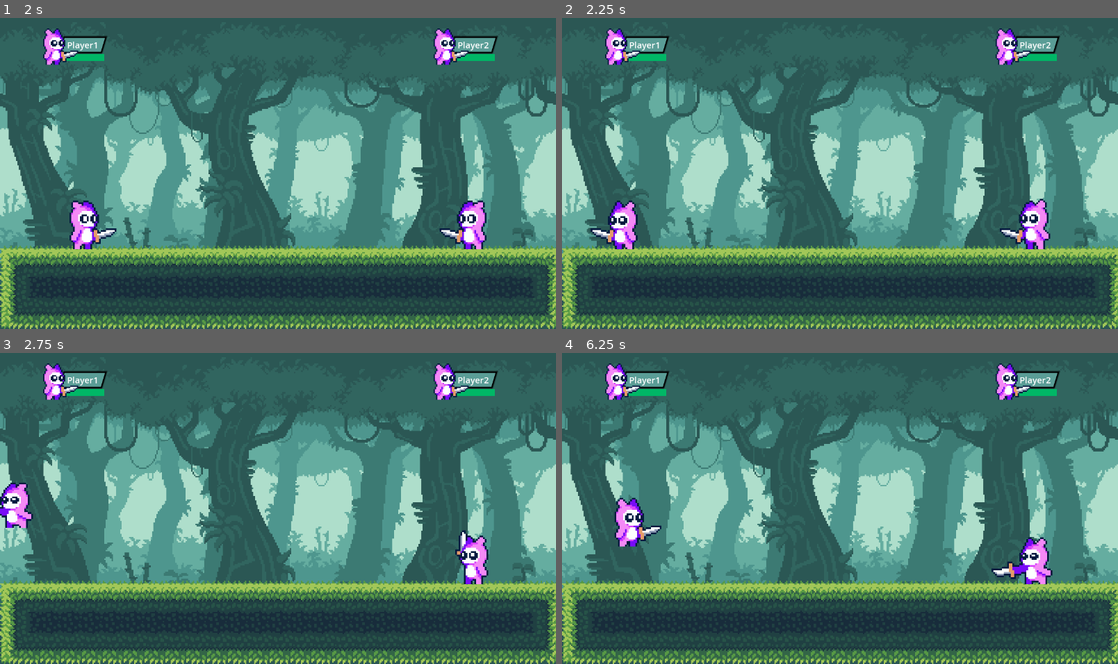
Above: before the commit, frames 1-4 (two rows, left to right).
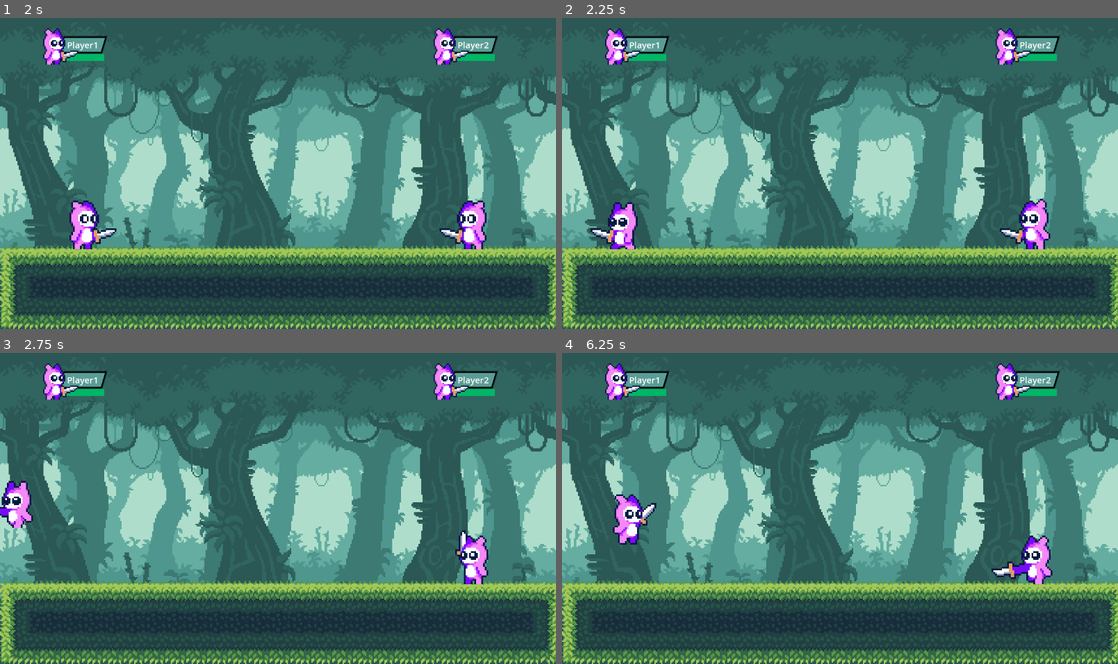
Above: after the commit, the same moments.

Repository: ParmarManthanrajsinh/Godot_4_game_Pookie_Fighters
Game: Godot game, scene res://scene/main_menu.tscn
Two runs of this game, one before a commit and one after it. Both use one fixed random seed, a clock stepped at 60 frames per second and the inputs below.
Inputs:
- Up to frame 1 (2 s): click "Play" at 0.5 s; click "Start Game" at 1.25 s
- Up to frame 2 (2.25 s): hold A (P1_move_right) from 2.03 s (still down); tap S (P1_Attack) at 2.1 s
- Up to frame 3 (2.75 s): keep holding A (P1_move_right); tap W (P1_jump) at 2.27 s; tap Down (P2_Attack) at 2.3 s
- Up to frame 4 (6.25 s): tap Down (P2_Attack) at 2.85, 3.8, 4.35, 5.3 s; tap W (P1_jump) at 3.02, 4.52, 5.27, 6.02 s; tap S (P1_Attack) at 3.05, 3.6, 4.55, 6.05 s; release A (P1_move_right) at 3.53 s; hold D (P1_move_left) 3.53-4.28 s; hold A (P1_move_right) 4.28-5.78 s; tap Right (P2_move_left) at 5.1 s; hold D (P1_move_left) from 5.78 s (still down); tap Left (P2_move_right) at 5.85 s

Frame 1 is identical in both runs. In frame 2, 0.3% of the frame differs, in the area x 8-14%, y 58-75%; in frame 3, 0.4%; in frame 4, 1.1%, in the area x 9-88%, y 45-75%.

Commit message:
added functionality of attack

Diff:
--- a/Script/player_1.gd
+++ b/Script/player_1.gd
@@ -106,13 +106,40 @@
 
 		IsAttacking = true
 		attack_timer = attack_cooldown # Reset the cooldown
-		if i == 0:
-			type.play("Attack1")
+
+		if is_on_floor():
+			$AnimationPlayer.speed_scale = 1
+			$AnimationPlayer.play("Attack")
+			if int(abs(velocity.x)) > 0: # Only play "Walk" if moving horizontally.
+				if i == 0:
+					type.play("Walk_Attack1")
+				else:
+					type.play("Walk_Attack2")
+			else:
+				if i == 0:
+					type.play("Attack1")
+				else:
+					type.play("Attack2")
+
 		else:
-			type.play("Attack2")
-		$AnimationPlayer.play("Attack")
+			type.play("Fall_Attack")
+			$AnimationPlayer.speed_scale = 2
+			$AnimationPlayer.play("Attack")
 
 
 func _on_animation_finished() -> void:
-	if type.animation == "Attack1" or type.animation == "Attack2":
+	if type.animation in ["Walk_Attack1","Walk_Attack2","Attack1","Attack2","Jump_Attack","Fall_Attack"]:
 		IsAttacking = false
+
+func _on_attack_box_body_entered(body):
+	if IsAttacking == true and body.name == "Player2":
+		if type.flip_h == true:
+			body.takedamage(attack,-1)
+		else:
+			body.takedamage(attack,1)
+
+func takedamage(damage:int, d:int) -> void:
+	health -= damage
+	print(health)
+	velocity.x = d*2000*damage
+	Global.Player2_health = health
--- a/Script/player_2.gd
+++ b/Script/player_2.gd
@@ -112,13 +112,39 @@
 
 		IsAttacking = true
 		attack_timer = attack_cooldown # Reset the cooldown
-		if i == 0:
-			type.play("Attack1")
+
+		if is_on_floor():
+			$AnimationPlayer.speed_scale = 1
+			$AnimationPlayer.play("Attack")
+			if int(abs(velocity.x)) > 0: # Only play "Walk" if moving horizontally.
+				if i == 0:
+					type.play("Walk_Attack1")
+				else:
+					type.play("Walk_Attack2")
+			else:
+				if i == 0:
+					type.play("Attack1")
+				else:
+					type.play("Attack2")
 		else:
-			type.play("Attack2")
-		$AnimationPlayer.play("Attack")
+			type.play("Fall_Attack")
+			$AnimationPlayer.speed_scale = 2
+			$AnimationPlayer.play("Attack")
 
 
 func _on_animation_finished() -> void:
-	if type.animation == "Attack1" or type.animation == "Attack2":
+	if type.animation in ["Walk_Attack1","Walk_Attack2","Attack1","Attack2","Jump_Attack","Fall_Attack"]:
 		IsAttacking = false
+
+func _on_attack_box_body_entered(body):
+	if IsAttacking == true and body.name == "Player1":
+		if type.flip_h == true:
+			body.takedamage(attack,-1)
+		else:
+			body.takedamage(attack,1)
+
+func takedamage(damage:int, d:int) -> void:
+	health -= damage
+	print(health)
+	velocity.x = d*2000*damage
+	Global.Player2_health = health
--- a/scene/player_1.tscn
+++ b/scene/player_1.tscn
@@ -58,11 +58,11 @@
 position = Vector2(144, 104)
 
 [node name="CollisionShape" type="CollisionShape2D" parent="AttackBox"]
-light_mask = 2
-visibility_layer = 2
 shape = SubResource("RectangleShape2D_70x0a")
 
 [node name="AnimationPlayer" type="AnimationPlayer" parent="."]
 libraries = {
 "": SubResource("AnimationLibrary_mrd4d")
 }
+
+[connection signal="body_entered" from="AttackBox" to="." method="_on_attack_box_body_entered"]
--- a/scene/player_2.tscn
+++ b/scene/player_2.tscn
@@ -57,11 +57,11 @@
 position = Vector2(-16, 104)
 
 [node name="CollisionShape" type="CollisionShape2D" parent="AttackBox"]
-light_mask = 2
-visibility_layer = 2
 shape = SubResource("RectangleShape2D_xekp6")
 
 [node name="AnimationPlayer" type="AnimationPlayer" parent="."]
 libraries = {
 "": SubResource("AnimationLibrary_mrd4d")
 }
+
+[connection signal="body_entered" from="AttackBox" to="." method="_on_attack_box_body_entered"]
--- a/scene/warrior.tscn
+++ b/scene/warrior.tscn
@@ -1,11 +1,14 @@
-[gd_scene load_steps=44 format=3 uid="uid://btu17ywuq44jy"]
+[gd_scene load_steps=66 format=3 uid="uid://btu17ywuq44jy"]
 
 [ext_resource type="Texture2D" uid="uid://bh7ar0cp4xwa3" path="res://Asset/character_1/Attack1.png" id="1_6wd2t"]
 [ext_resource type="Texture2D" uid="uid://c1538yfu4s2g7" path="res://Asset/character_1/Jump.png" id="1_dk6q3"]
 [ext_resource type="Texture2D" uid="uid://7no02yoc1l2r" path="res://Asset/character_1/Idle.png" id="1_ld062"]
 [ext_resource type="Texture2D" uid="uid://dxmbehjlkwfqx" path="res://Asset/character_1/Attack2.png" id="2_qryo1"]
 [ext_resource type="Texture2D" uid="uid://dxxgmm1ittlt0" path="res://Asset/character_1/Walk.png" id="3_pt3b5"]
+[ext_resource type="Texture2D" uid="uid://dfp6gxcjejc8e" path="res://Asset/character_1/FallAttack.png" id="4_mycj8"]
+[ext_resource type="Texture2D" uid="uid://b14tork6tn16y" path="res://Asset/character_1/JumpAttack.png" id="6_55trm"]
 [ext_resource type="Texture2D" uid="uid://csaqf38e0are3" path="res://Asset/character_1/WalkAttack1.png" id="6_k6kph"]
+[ext_resource type="Texture2D" uid="uid://87wjstknvxmh" path="res://Asset/character_1/WalkAttack2.png" id="7_00toe"]
 
 [sub_resource type="AtlasTexture" id="AtlasTexture_6tnlv"]
 atlas = ExtResource("1_6wd2t")
@@ -68,6 +71,34 @@
 region = Rect2(252, 0, 42, 42)
 
 [sub_resource type="AtlasTexture" id="AtlasTexture_72yw8"]
+atlas = ExtResource("1_dk6q3")
+region = Rect2(294, 0, 42, 42)
+
+[sub_resource type="AtlasTexture" id="AtlasTexture_2m1y5"]
+atlas = ExtResource("4_mycj8")
+region = Rect2(0, 0, 42, 42)
+
+[sub_resource type="AtlasTexture" id="AtlasTexture_eq4s1"]
+atlas = ExtResource("4_mycj8")
+region = Rect2(42, 0, 42, 42)
+
+[sub_resource type="AtlasTexture" id="AtlasTexture_ojllv"]
+atlas = ExtResource("4_mycj8")
+region = Rect2(84, 0, 42, 42)
+
+[sub_resource type="AtlasTexture" id="AtlasTexture_uvfhf"]
+atlas = ExtResource("4_mycj8")
+region = Rect2(126, 0, 42, 42)
+
+[sub_resource type="AtlasTexture" id="AtlasTexture_rr0wc"]
+atlas = ExtResource("4_mycj8")
+region = Rect2(210, 0, 42, 42)
+
+[sub_resource type="AtlasTexture" id="AtlasTexture_ynfae"]
+atlas = ExtResource("4_mycj8")
+region = Rect2(168, 0, 42, 42)
+
+[sub_resource type="AtlasTexture" id="AtlasTexture_hywch"]
 atlas = ExtResource("1_dk6q3")
 region = Rect2(294, 0, 42, 42)
 
@@ -103,6 +134,30 @@
 atlas = ExtResource("1_dk6q3")
 region = Rect2(126, 0, 42, 42)
 
+[sub_resource type="AtlasTexture" id="AtlasTexture_ca4ft"]
+atlas = ExtResource("6_55trm")
+region = Rect2(0, 0, 42, 42)
+
+[sub_resource type="AtlasTexture" id="AtlasTexture_dpdh5"]
+atlas = ExtResource("6_55trm")
+region = Rect2(42, 0, 42, 42)
+
+[sub_resource type="AtlasTexture" id="AtlasTexture_vjg8c"]
+atlas = ExtResource("6_55trm")
+region = Rect2(84, 0, 42, 42)
+
+[sub_resource type="AtlasTexture" id="AtlasTexture_w55ad"]
+atlas = ExtResource("6_55trm")
+region = Rect2(126, 0, 42, 42)
+
+[sub_resource type="AtlasTexture" id="AtlasTexture_215gt"]
+atlas = ExtResource("6_55trm")
+region = Rect2(168, 0, 42, 42)
+
+[sub_resource type="AtlasTexture" id="AtlasTexture_0uncg"]
+atlas = ExtResource("6_55trm")
+region = Rect2(210, 0, 42, 42)
+
 [sub_resource type="AtlasTexture" id="AtlasTexture_spxjo"]
 atlas = ExtResource("3_pt3b5")
 region = Rect2(0, 0, 42, 42)
@@ -149,6 +204,30 @@
 
 [sub_resource type="AtlasTexture" id="AtlasTexture_26dim"]
 atlas = ExtResource("6_k6kph")
+region = Rect2(210, 0, 42, 42)
+
+[sub_resource type="AtlasTexture" id="AtlasTexture_4gqcm"]
+atlas = ExtResource("7_00toe")
+region = Rect2(0, 0, 42, 42)
+
+[sub_resource type="AtlasTexture" id="AtlasTexture_yqvm6"]
+atlas = ExtResource("7_00toe")
+region = Rect2(42, 0, 42, 42)
+
+[sub_resource type="AtlasTexture" id="AtlasTexture_iywxq"]
+atlas = ExtResource("7_00toe")
+region = Rect2(84, 0, 42, 42)
+
+[sub_resource type="AtlasTexture" id="AtlasTexture_vjj4s"]
+atlas = ExtResource("7_00toe")
+region = Rect2(126, 0, 42, 42)
+
+[sub_resource type="AtlasTexture" id="AtlasTexture_l2dw6"]
+atlas = ExtResource("7_00toe")
+region = Rect2(168, 0, 42, 42)
+
+[sub_resource type="AtlasTexture" id="AtlasTexture_l55gd"]
+atlas = ExtResource("7_00toe")
 region = Rect2(210, 0, 42, 42)
 
 [sub_resource type="SpriteFrames" id="SpriteFrames_u7mn5"]
@@ -218,6 +297,32 @@
 }, {
 "frames": [{
 "duration": 1.0,
+"texture": SubResource("AtlasTexture_2m1y5")
+}, {
+"duration": 1.0,
+"texture": SubResource("AtlasTexture_eq4s1")
+}, {
+"duration": 1.0,
+"texture": SubResource("AtlasTexture_ojllv")
+}, {
+"duration": 1.0,
+"texture": SubResource("AtlasTexture_uvfhf")
+}, {
+"duration": 1.0,
+"texture": SubResource("AtlasTexture_rr0wc")
+}, {
+"duration": 1.0,
+"texture": SubResource("AtlasTexture_ynfae")
+}, {
+"duration": 1.0,
+"texture": SubResource("AtlasTexture_hywch")
+}],
+"loop": false,
+"name": &"Fall_Attack",
+"speed": 10.0
+}, {
+"frames": [{
+"duration": 1.0,
 "texture": SubResource("AtlasTexture_i1pef")
 }, {
 "duration": 1.0,
@@ -252,6 +357,29 @@
 }, {
 "frames": [{
 "duration": 1.0,
+"texture": SubResource("AtlasTexture_ca4ft")
+}, {
+"duration": 1.0,
+"texture": SubResource("AtlasTexture_dpdh5")
+}, {
+"duration": 1.0,
+"texture": SubResource("AtlasTexture_vjg8c")
+}, {
+"duration": 1.0,
+"texture": SubResource("AtlasTexture_w55ad")
+}, {
+"duration": 1.0,
+"texture": SubResource("AtlasTexture_215gt")
+}, {
+"duration": 1.0,
+"texture": SubResource("AtlasTexture_0uncg")
+}],
+"loop": false,
+"name": &"Jump_Attack",
+"speed": 7.0
+}, {
+"frames": [{
+"duration": 1.0,
 "texture": SubResource("AtlasTexture_spxjo")
 }, {
 "duration": 1.0,
@@ -292,8 +420,31 @@
 "duration": 1.0,
 "texture": SubResource("AtlasTexture_26dim")
 }],
-"loop": true,
+"loop": false,
 "name": &"Walk_Attack1",
+"speed": 5.0
+}, {
+"frames": [{
+"duration": 1.0,
+"texture": SubResource("AtlasTexture_4gqcm")
+}, {
+"duration": 1.0,
+"texture": SubResource("AtlasTexture_yqvm6")
+}, {
+"duration": 1.0,
+"texture": SubResource("AtlasTexture_iywxq")
+}, {
+"duration": 1.0,
+"texture": SubResource("AtlasTexture_vjj4s")
+}, {
+"duration": 1.0,
+"texture": SubResource("AtlasTexture_l2dw6")
+}, {
+"duration": 1.0,
+"texture": SubResource("AtlasTexture_l55gd")
+}],
+"loop": false,
+"name": &"Walk_Attack2",
 "speed": 5.0
 }]
 
@@ -301,4 +452,6 @@
 position = Vector2(88, 84)
 scale = Vector2(4, 4)
 sprite_frames = SubResource("SpriteFrames_u7mn5")
-animation = &"Walk_Attack1"
+animation = &"Fall_Attack"
+frame = 6
+frame_progress = 1.0
